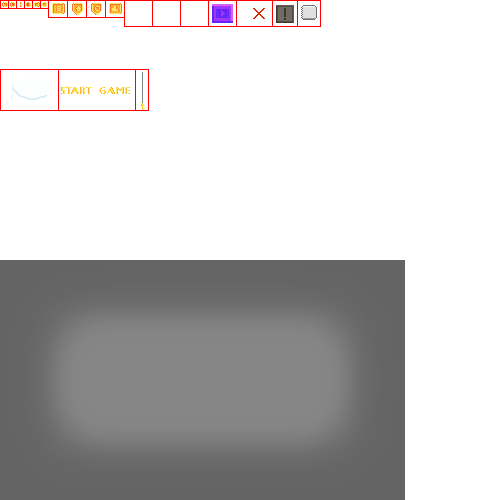
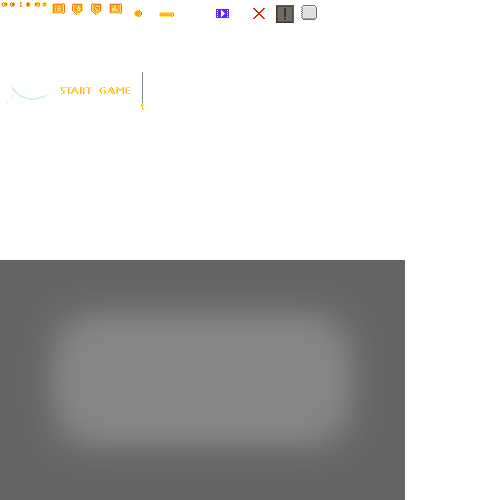
Revision of a layered w=500, h=500 image; what changed, layer by layer:
hid "Кнопка" (2nd of 2, in "Меню персонажей" › "Кнопка рекламы") over [212, 4, 233, 23]
added group "Ползунок" (1st of 4, in "Игровое меню" › "Кнопки") with 6 layers in group "Кнопки" over [134, 10, 174, 17]
added layer "Ползунок" (2nd of 4, in "Игровое меню" › "Кнопки" › "Ползунок") in group "Ползунок" over [134, 10, 142, 17]
added layer "Панель" (1st of 3, in "Игровое меню" › "Кнопки" › "Ползунок") in group "Ползунок" over [159, 12, 174, 17]
added layer "Ползунок" (3rd of 4, in "Игровое меню" › "Кнопки" › "Ползунок") in group "Ползунок" over [134, 10, 142, 17]
added layer "Панель" (2nd of 3, in "Игровое меню" › "Кнопки" › "Ползунок") in group "Ползунок" over [159, 12, 174, 17]
added layer "Ползунок" (4th of 4, in "Игровое меню" › "Кнопки" › "Ползунок") in group "Ползунок" over [134, 10, 142, 17]
added layer "Панель" (3rd of 3, in "Игровое меню" › "Кнопки" › "Ползунок") in group "Ползунок" over [159, 12, 174, 17]
hid group "Рамки" (2 layers) over [0, 0, 321, 111]
